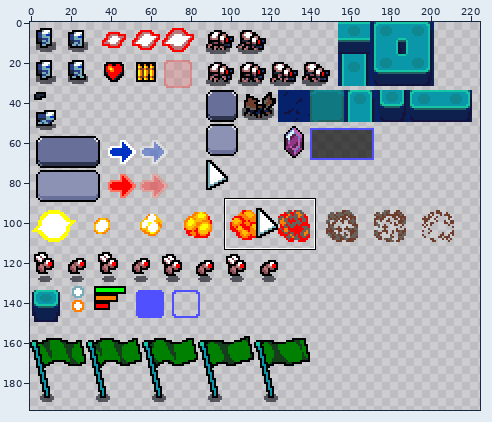
Edited in one commit: sprite sheet (SpaceBlasterWindows/Content/atlas.png). The first picture is a wide view before the edit; the outline marks the close-up.
Close-up. Earlier state:
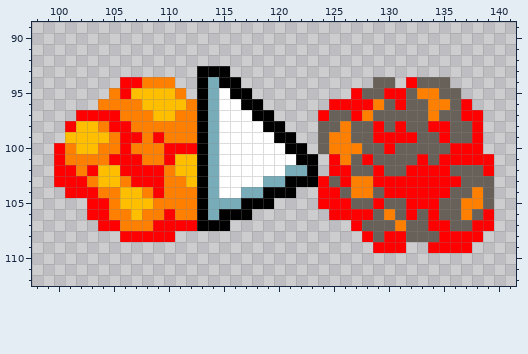
The file is 243x202 pixels. Pixels under 10% opacity are left out. Colours within 5 levels of each other are drawn and written as one. Shown: x 98..141, y 89..112. The wide view leaves out empty margins.
New version:
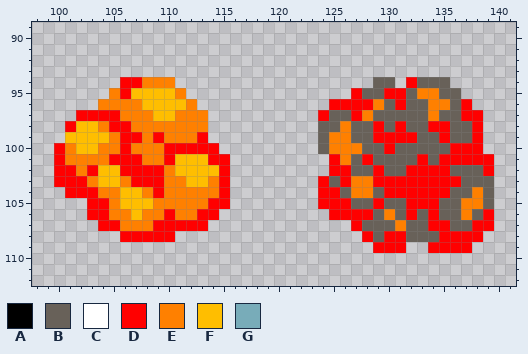
Palette (. is transparent): A #000000  B #686159  C #ffffff  D #ff0000  E #ff8000  F #ffbe00  G #78acb9
The edit:
@@ x 111..125 @@
  92 ...............
- 93 ..AAA..........
- 94 ..AGAA.........
- 95 E.AGCAA........
- 96 FEAGCCAA......D
- 97 EEAGCCCAA....DB
- 98 EEAGCCCCAA...BB
- 99 EEAGCCCCCAA..BE
-100 DDAGCCCCCCAA.BE
-101 FFAGCCCCCCCAA.D
-102 FFAGCCCCCCGGA.D
-103 EFAGCCCCGGAAADB
-104 EEAGCCGGAAA..DD
-105 EEAGGGAAA....DD
-106 EEAGAAA.......D
-107 DDAAA..........
+ 93 ...............
+ 94 ...............
+ 95 E..............
+ 96 FE............D
+ 97 EEE..........DB
+ 98 EEE..........BB
+ 99 EED..........BE
+100 DDDD.........BE
+101 FFFDD.........D
+102 FFFFD.........D
+103 EFFED........DB
+104 EEEED........DD
+105 EEEDD........DD
+106 EEDD..........D
+107 DDD............
 108 ...............
Changed places in both close-ups, as pixel boxes (x1, y1, x2, y2):
changed: (197, 66, 318, 231)
